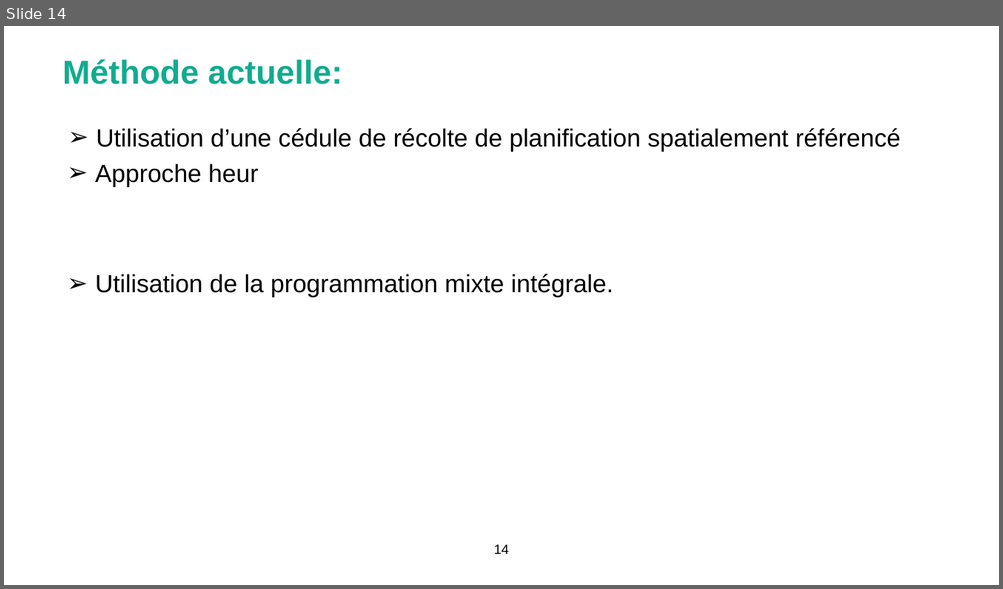
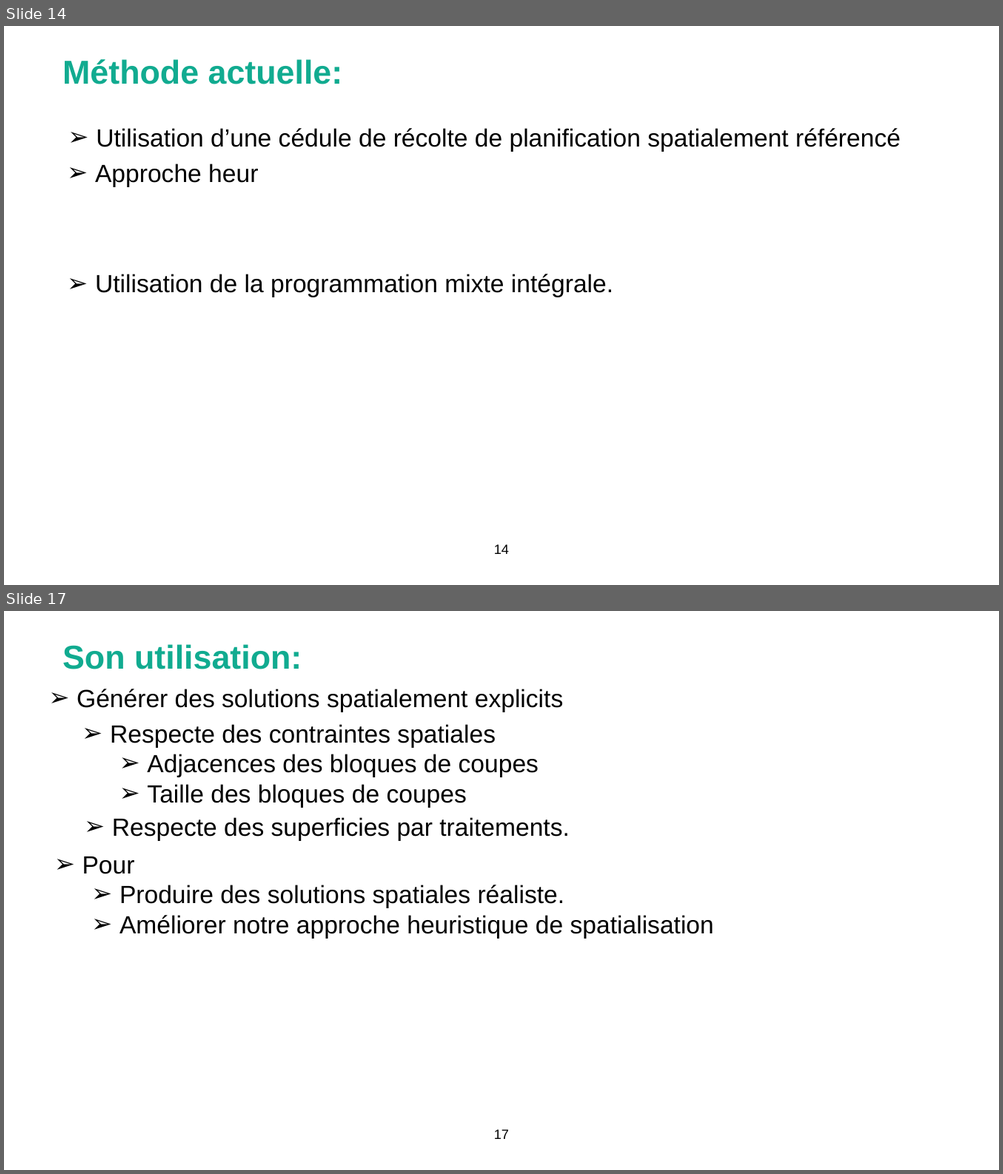
Before and after one commit to Bureau-du-Forestier-en-chef/FMT, a slide deck: Documentation/FORAC_carbone.pptx. Shown one above the other, each under a label of ours: slide 14 before the commit, slides 14 and 17 after it; the slides between them are not shown. The pictures are 1003x589 and 1003x1174 pixels, drawn with LibreOffice and Linux fonts; fonts in the diff are those of the drawing; background and template pictures are left out. Boxes give left, top, right and bottom in pixels: in the first picture for what was removed or moved away, otherwise in the second. Text is boxed around its words. In the diff, an @@ line names an element or a change of style, - is before the commit and + after.

```diff
--- a/Documentation/FORAC_carbone.pptx
+++ b/Documentation/FORAC_carbone.pptx
@@ slide 17 added at <box>4,611,999,1170</box>, background picture (left out) @@
@@ title added at <box>62,644,301,669</box>, 32 pt, text #11AB90, bold @@
+Son utilisation:
@@ text added at <box>77,689,563,712</box>, 24 pt, text #000000 @@
+  ➢ Générer des solutions spatialement explicits
@@ text added at <box>110,724,538,808</box>, 24 pt, text #000000 @@
+  ➢ Respecte des contraintes spatiales
+    ➢ Adjacences des bloques de coupes
+    ➢ Taille des bloques de coupes
@@ text added at <box>112,817,569,841</box>, 24 pt, text #000000 @@
+  ➢ Respecte des superficies par traitements.
@@ text added at <box>82,857,714,939</box>, 24 pt, text #000000 @@
+  ➢ Pour
+    ➢ Produire des solutions spatiales réaliste.
+    ➢ Améliorer notre approche heuristique de spatialisation
@@ page number added at <box>494,1130,509,1139</box>, 13 pt, text #000000 @@
+17
```
Also in this commit, not shown: 2 slides changed, 2 other slides added, 1 other file.
